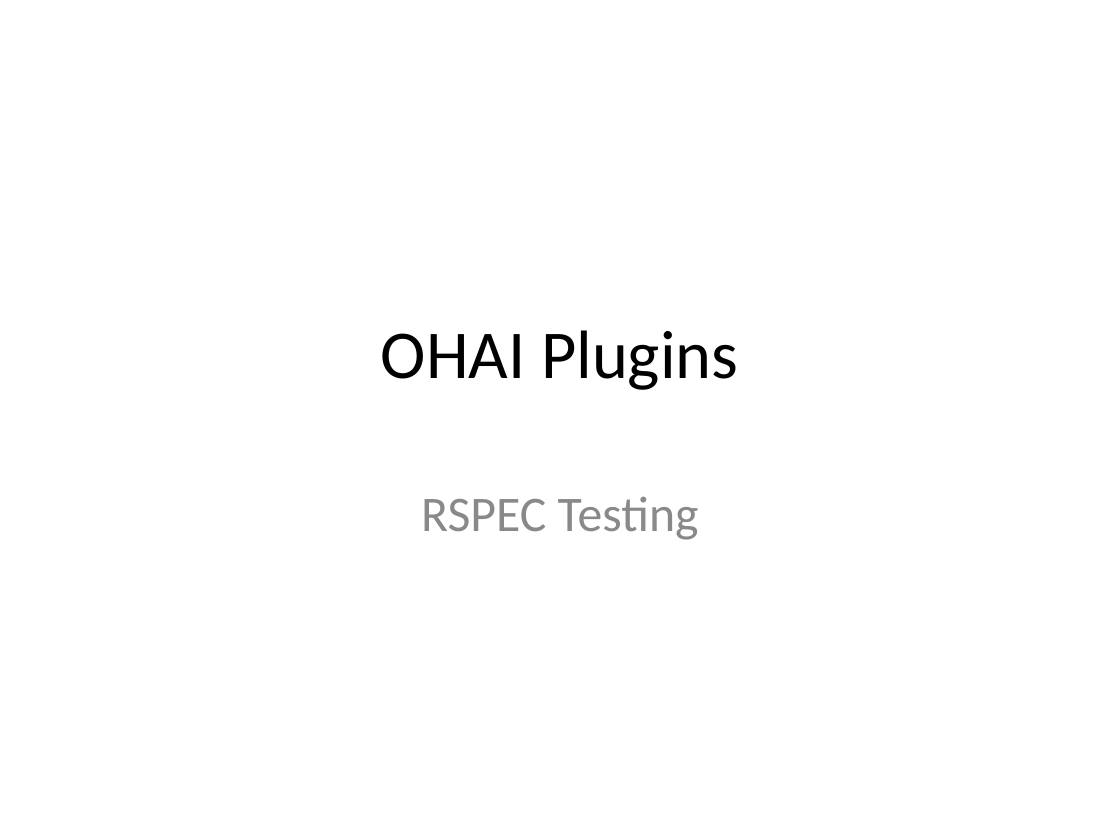
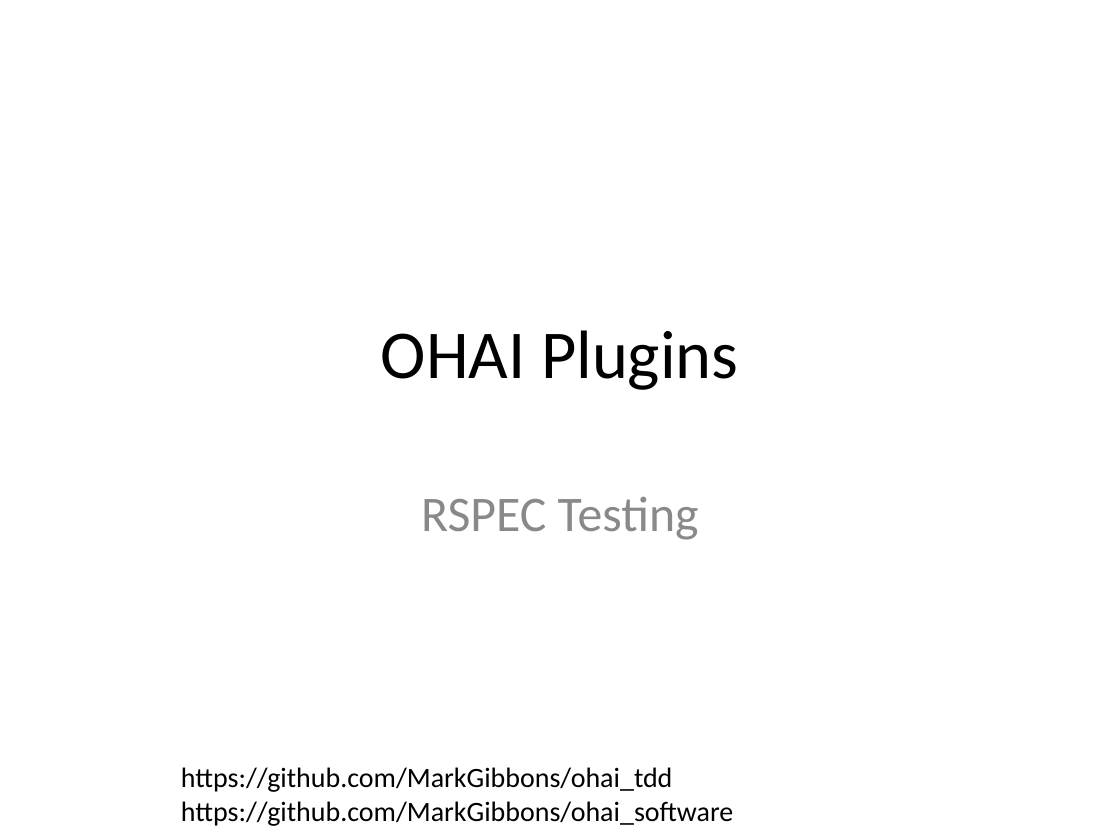
Before and after one commit to MarkGibbons/ohai_tdd, a slide deck: slide 1 of ohai_tdd.ppt. Drawn at 1120x840 pixels with LibreOffice and Linux fonts; fonts in the diff are those of the drawing. Boxes give left, top, right and bottom in pixels: in the first picture for what was removed or moved away, otherwise in the second. Text is boxed around its words. In the diff, an @@ line names an element or a change of style, - is before the commit and + after.

```diff
--- a/ohai_tdd.ppt
+++ b/ohai_tdd.ppt
@@ text added at (181,767,733,826), 18 pt, text #000000 @@
+https://github.com/MarkGibbons/ohai_tdd
+https://github.com/MarkGibbons/ohai_software
```
Also in this commit, not shown: 6 other slides changed, 1 slide added.
